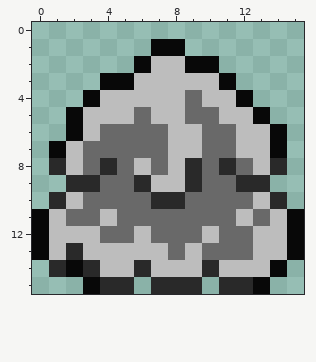
Two versions of one pixel-art file, Environment 16x16.aseprite. Above, as it was before the edit.
16x16 pixels, 1 frame.
After:
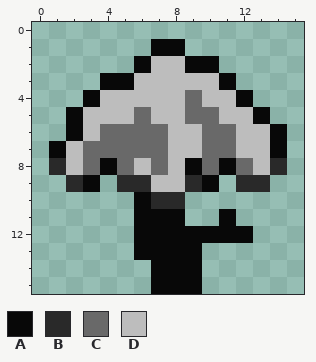
Palette (. is transparent): A #080808  B #292929  C #696969  D #bdbdbd
From old to new:
layer "Layer 2 Copy" now hidden
layer "Layer 3" now hidden
layer "Layer 4" added
Changed rows in their new state; - is an unchanged pixel.
first column x 0:
 8 ----A----A-A----
 9 ---A.B----A.----
10 -.....A--......-
11 ......AAA..A....
12 ......AAAAAAA...
13 ......AAAA......
14 -......AAA.....-
15 ---...-AAA-...--
